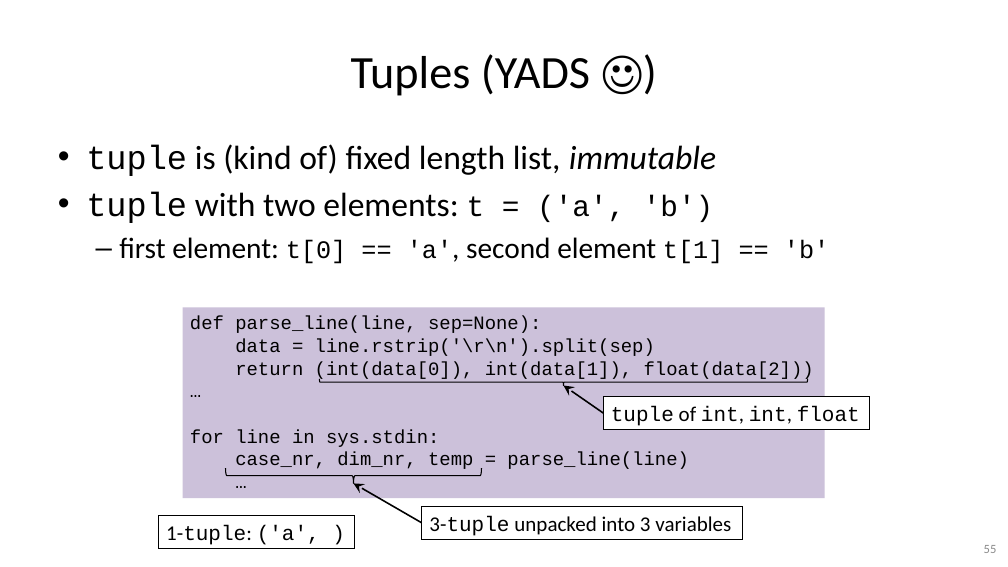
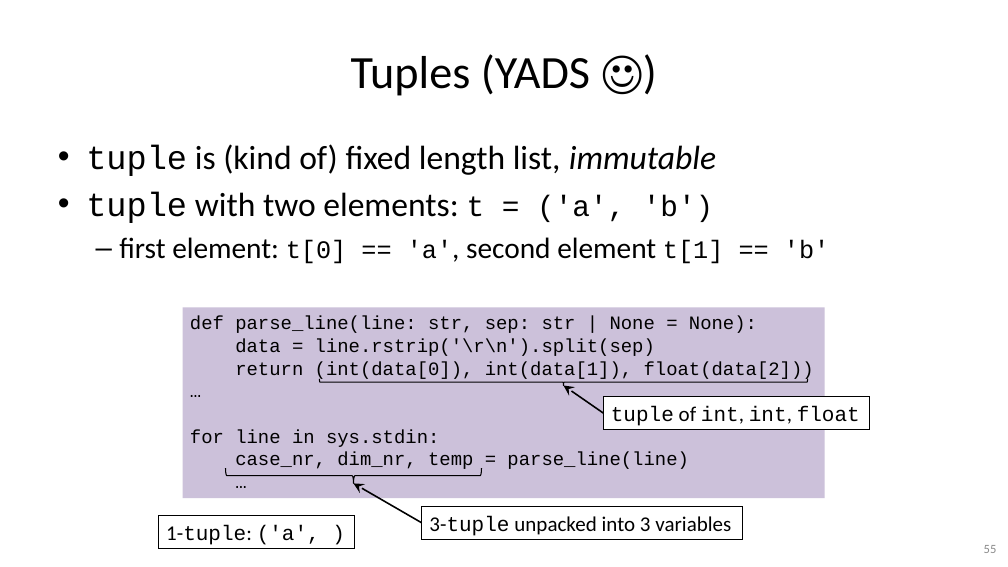
Before and after one commit to gjbex/Python-for-programmers, a slide deck: slide 55 of python_for_programmers.pptx. Drawn at 1008x567 pixels with LibreOffice and Linux fonts; fonts in the diff are those of the drawing. Boxes give left, top, right and bottom in pixels: in the first picture for what was removed or moved away, otherwise in the second. Text is boxed around its words. In the diff, an @@ line names an element or a change of style, - is before the commit and + after.

```diff
--- a/python_for_programmers.pptx
+++ b/python_for_programmers.pptx
@@ text in rectangle at (190,316,757,333): text changed @@
-def parse_line(line, sep=None):
+def parse_line(line: str, sep: str | None = None):
```
Also in this commit, not shown: 18 other slides changed.
